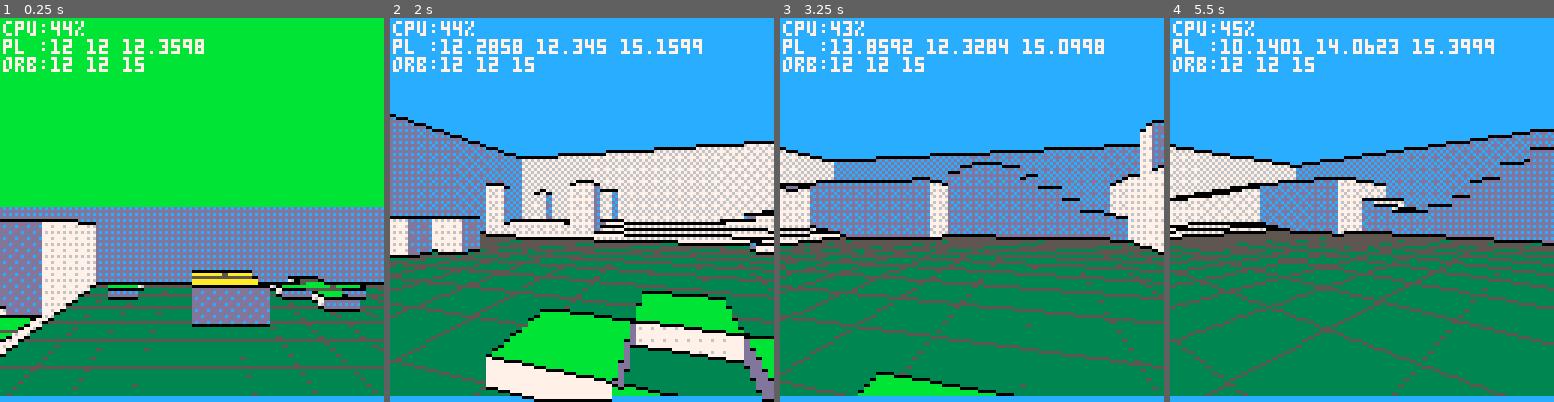
Above: before the commit, frames 1-4 (left to right).
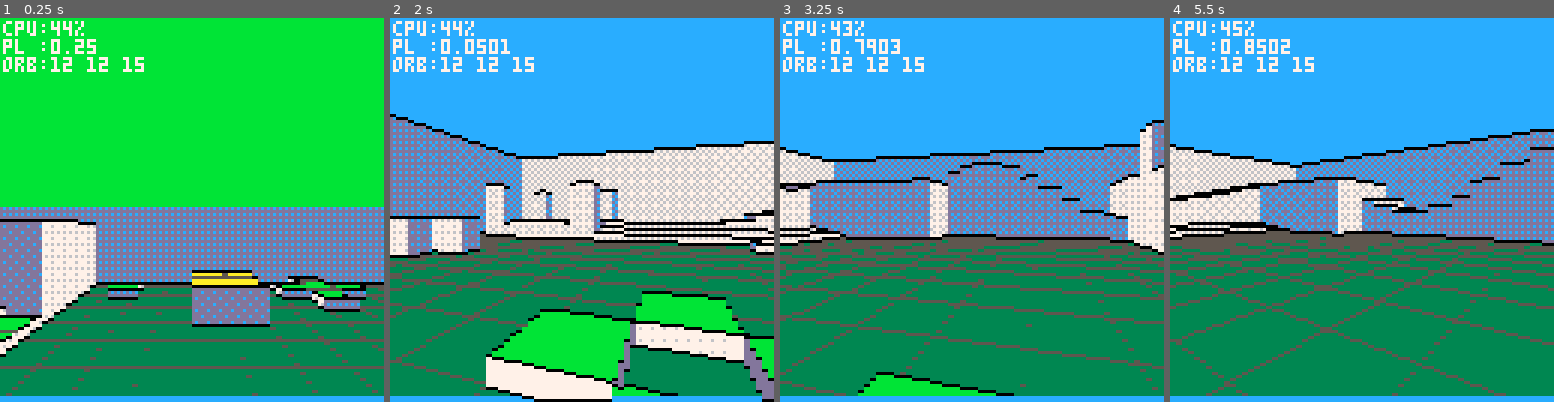
Above: after the commit, the same moments.

Repository: paloblanco/sallyneptune
Game: PICO-8 cartridge cast.p8
The game is run twice, just before and just after one commit, with the same random seed, the same clock (stepped at 60 frames per second) and the same inputs.
Inputs:
- Up to frame 1 (0.25 s): no input
- Up to frame 2 (2 s): tap X (X key) at 0.33, 1.07, 1.85 s; tap O (Z key) at 0.7, 1.7 s; hold Right from 1.6 s (still down)
- Up to frame 3 (3.25 s): release Right at 2.1 s; tap O (Z key) at 2.1, 2.5, 2.9 s; hold Up 2.15-2.42 s; hold Right 2.47-3.03 s; tap X (X key) at 2.97 s; hold Left from 3.08 s (still down)
- Up to frame 4 (5.5 s): tap O (Z key) every 0.4 s from 3.3 to 5.3 s; release Left at 3.58 s; hold Down 3.63-3.97 s; hold Right 4.02-4.68 s; tap X (X key) at 4.08, 5.2 s; hold Up 4.73-5.03 s; hold Left from 5.08 s (still down)

The runs differ from the first frame. In frame 1, 0.7% of the frame differs, in the area x 13-54%, y 5-10%; in frame 2, 1.0%; in frame 3, 1.1%; in frame 4, 1.1%, in the area x 13-85%, y 5-10%.

Commit message:
sprite dissappears at some angles

Diff:
--- a/actor.lua
+++ b/actor.lua
@@ -16,5 +16,5 @@
     local dist = sqrt((dx)^2 + (dy)^2)
     local sx = (-rel_ang*2/fov)*64+64
     local sy = (dz*64/dist)+64
-    circfill(sx,sy,self.vwidth/dist,11)
+    circfill(sx,sy,unit/dist,11)
 end
--- a/main.lua
+++ b/main.lua
@@ -186,7 +186,7 @@
 	end
 	cursor(0,0) color(7)
 	print("cpu:"..flr(stat(1)*100).."%",1,1)
-	print("pl :"..pl.x.." "..pl.y.." "..pl.z)
+	print("pl :"..pl.d)
 	print("orb:"..orb.x.." "..orb.y.." "..orb.z)
 
 end
--- a/player.lua
+++ b/player.lua
@@ -21,6 +21,7 @@
 		if (btn(⬅️)) self.d+=0.02
 		if (btn(➡️)) self.d-=0.02
 	end
+    self.d = self.d%1
 
 	-- forwards / backwards
 	if (btn(⬆️)) dy+= 1
--- a/util.lua
+++ b/util.lua
@@ -1,6 +1,11 @@
+
+function tan(ang)
+    return (sin(ang)/cos(ang))
+end
 
 -- field of view
 fov = 0.2 -- 0.2 = 72 degrees
+unit= abs(64/tan(fov*.5)) -- how big one block is
 
 -- true: to get wall patterns
 -- based on distance
